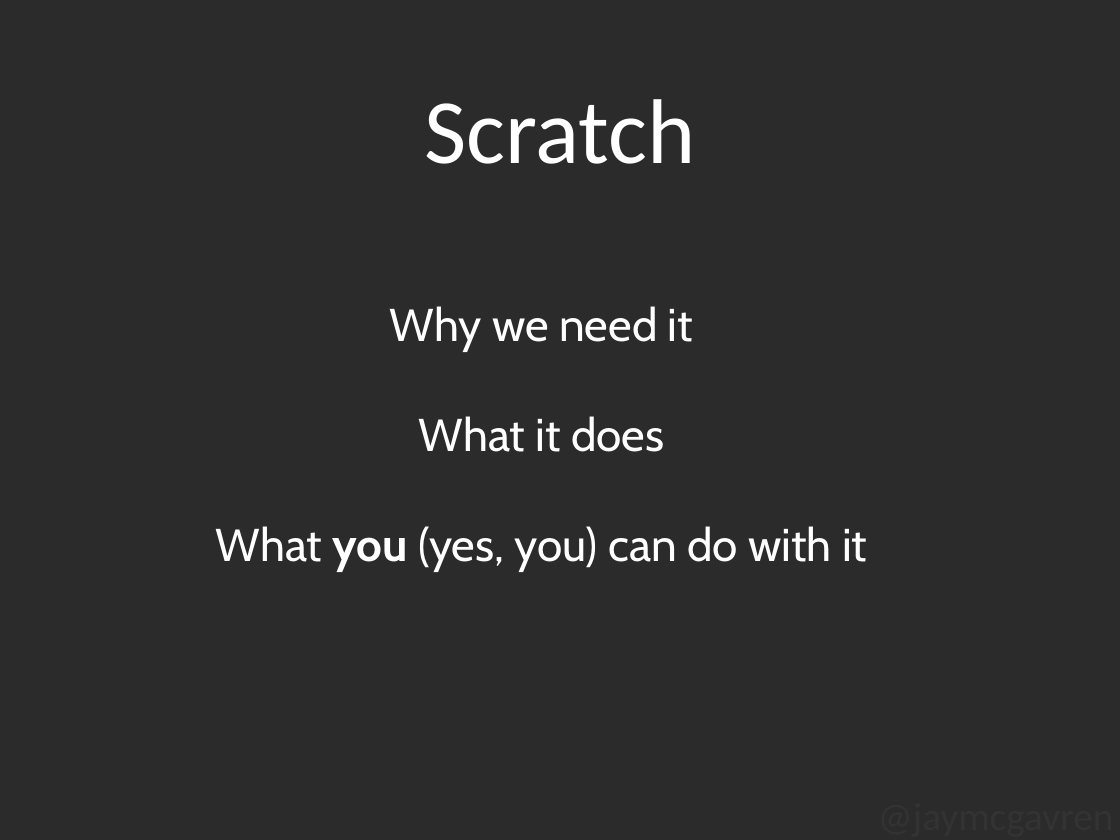
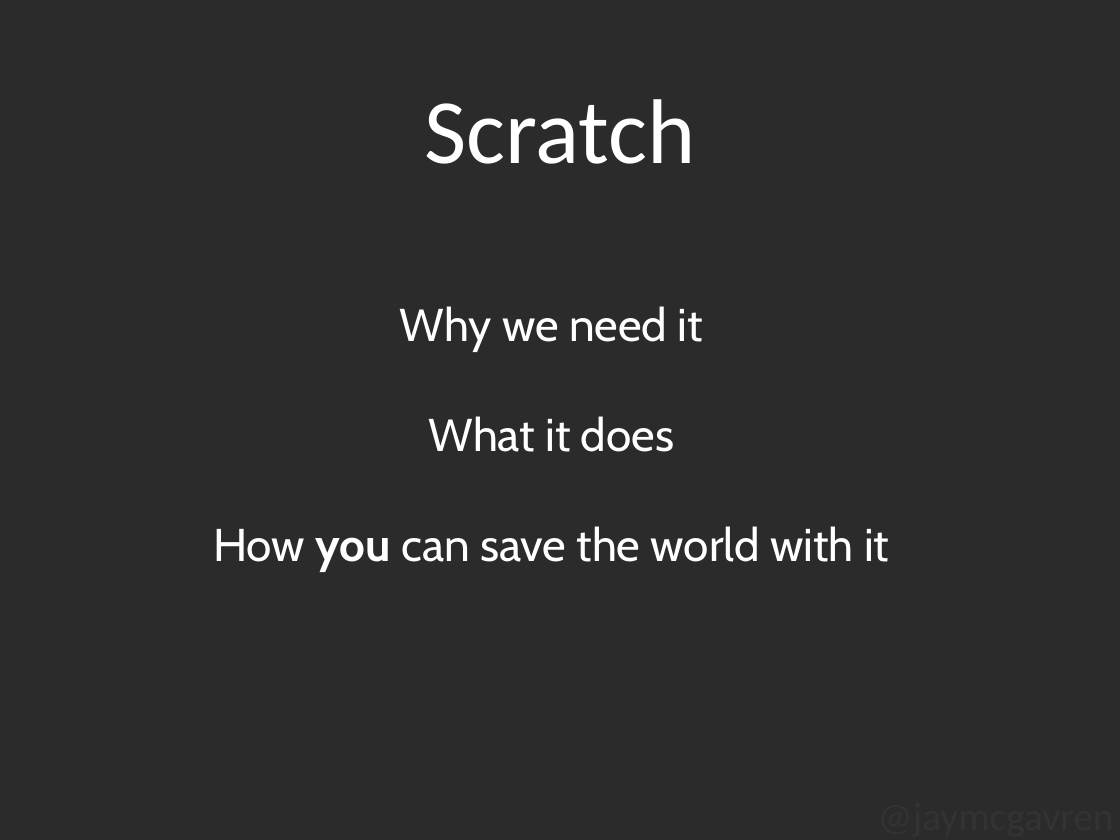
Before and after one commit to jaymcgavren/presentations, a slide deck: slide 1 of ignite_scratch/Ignite_Scratch.ppt. Drawn at 1120x840 pixels with LibreOffice and Linux fonts; fonts in the diff are those of the drawing; background and template pictures are left out; a plain dark background stands for a picture behind light text. Boxes give left, top, right and bottom in pixels: in the first picture for what was removed or moved away, otherwise in the second. Text is boxed around its words. In the diff, an @@ line names an element or a change of style, - is before the commit and + after.

Commit message:
Streamlined Scratch presentation.

```diff
--- a/ignite_scratch/Ignite_Scratch.ppt
+++ b/ignite_scratch/Ignite_Scratch.ppt
@@ text at [213, 526, 889, 572]: text changed @@
-What you (yes, you) can do with it
+How you can save the world with it
```
